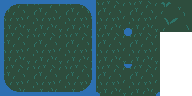
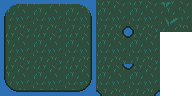
The second 192×96 image is a revision of the first. Changes to its layers:
removed layer "Pasted Layer" over [4, 1, 189, 96]
added layer "Shading" above "Grass" over [4, 11, 160, 96]
added layer "Grass" above "Special Grass" over [4, 11, 160, 96]
added layer "Special Grass" above "Water" over [161, 1, 189, 30]
